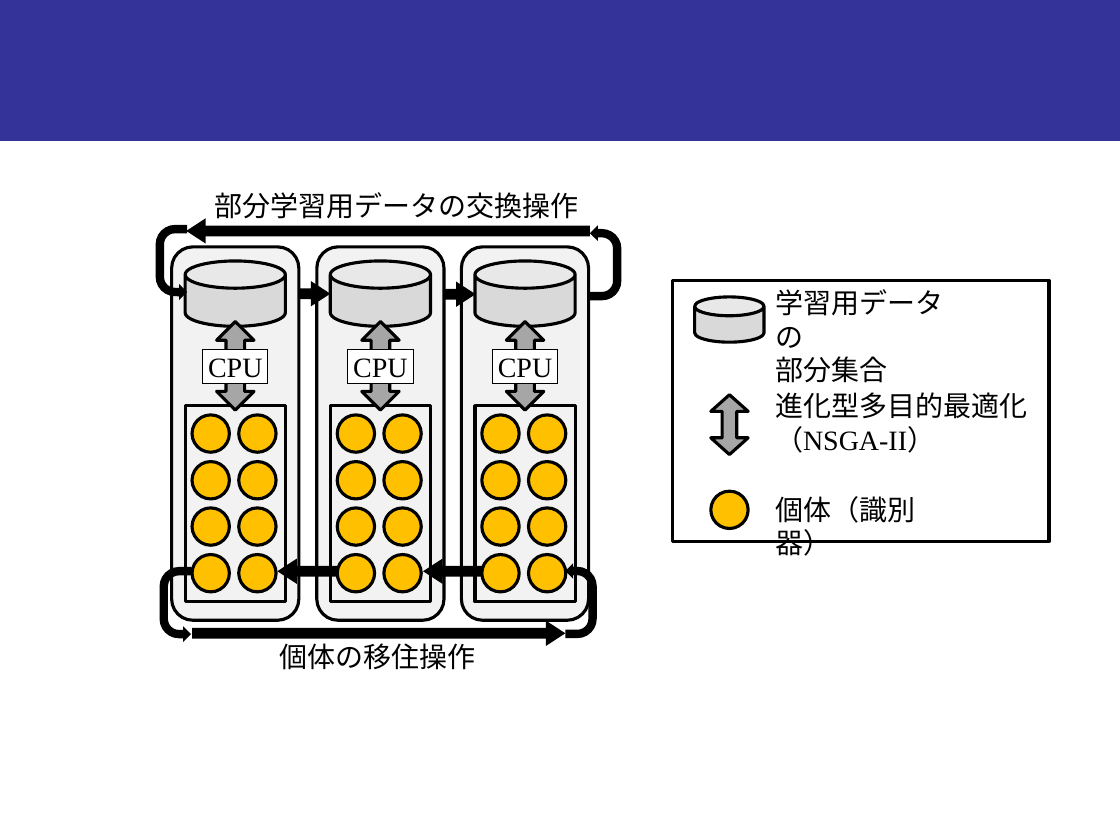
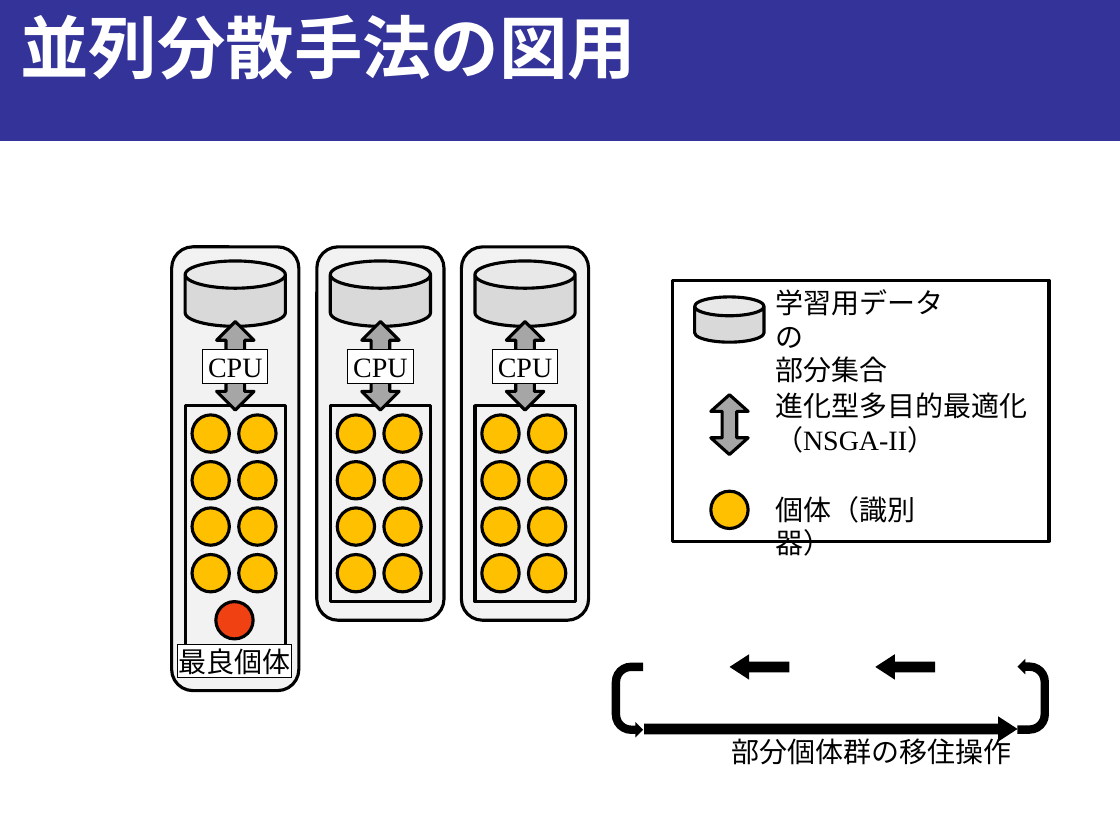
Before and after one commit to onikUone/Junior_slides, a slide deck: slide 18 of Junior_下書き.pptx (slide 21 before the commit). Drawn at 1120x840 pixels with LibreOffice and Linux fonts; fonts in the diff are those of the drawing. Boxes give left, top, right and bottom in pixels: in the first picture for what was removed or moved away, otherwise in the second. Text is boxed around its words. In the diff, an @@ line names an element or a change of style, - is before the commit and + after.

```diff
--- a/Junior_下書き.pptx
+++ b/Junior_下書き.pptx
@@ text added at bbox=[20, 15, 636, 80], 44 pt, text #FFFFFF, bold @@
+並列分散手法の図用
@@ group removed at bbox=[156, 192, 621, 307]: 3 left arrows, 2 uturn arrows, 1 text @@
-部分学習用データの交換操作
@@ rounded rectangle: place and size @@
-rounded rectangle at bbox=[171, 246, 299, 619]
+rounded rectangle at bbox=[171, 246, 299, 690]
@@ rectangle: place and size @@
-rectangle at bbox=[185, 405, 284, 601]
+rectangle at bbox=[185, 405, 284, 654]
@@ ellipse added at bbox=[216, 601, 253, 638], fill #EF4111, outline #000000 2 pt @@
@@ rectangle added at bbox=[177, 644, 291, 678], fill #FFFFFF, outline #000000 0.75 pt, 18 pt, text #000000 @@
+最良個体
@@ left arrow: place and size @@
-left arrow at bbox=[423, 559, 483, 585]
+left arrow at bbox=[876, 654, 935, 680]
@@ uturn arrow: place and size @@
-uturn arrow at bbox=[565, 563, 596, 638]
+uturn arrow at bbox=[1018, 659, 1049, 734]
@@ 2 left arrows, 1 uturn arrow: place and size @@
-2 left arrows, 1 uturn arrow at bbox=[160, 559, 564, 646]
+2 left arrows, 1 uturn arrow at bbox=[612, 654, 1017, 741]
@@ text at bbox=[732, 734, 1012, 765]: text changed @@
-個体の移住操作
+部分個体群の移住操作
```
Also in this commit, not shown: 3 other slides changed, 1 slide added, 2 other files.
